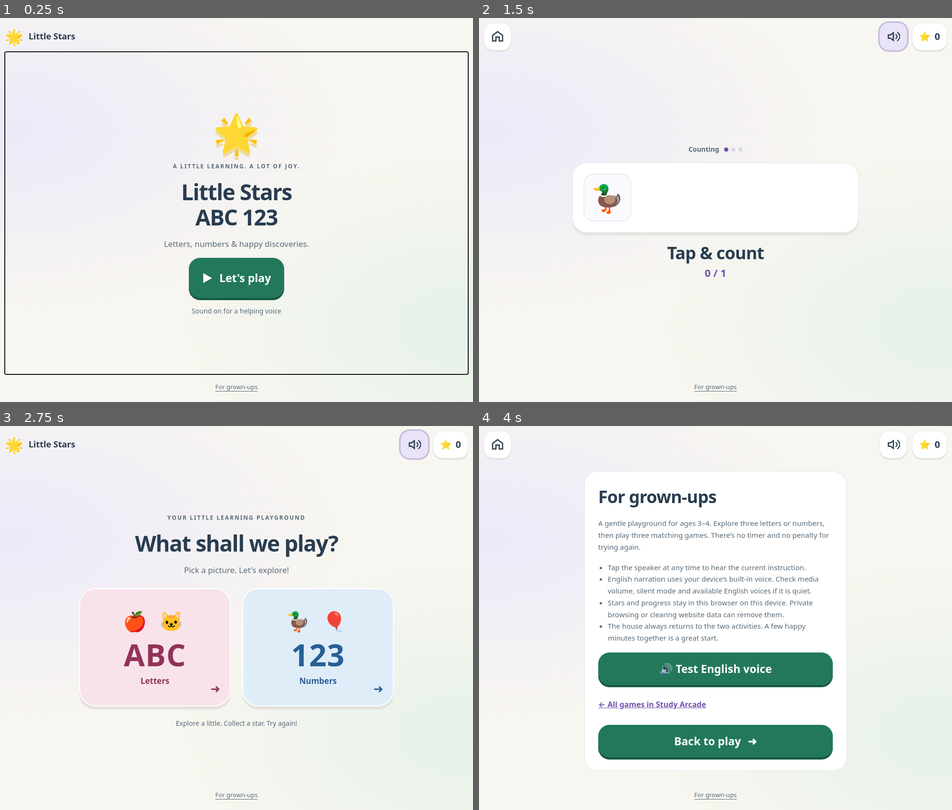
Above: before the commit, frames 1-4 (two rows, left to right).
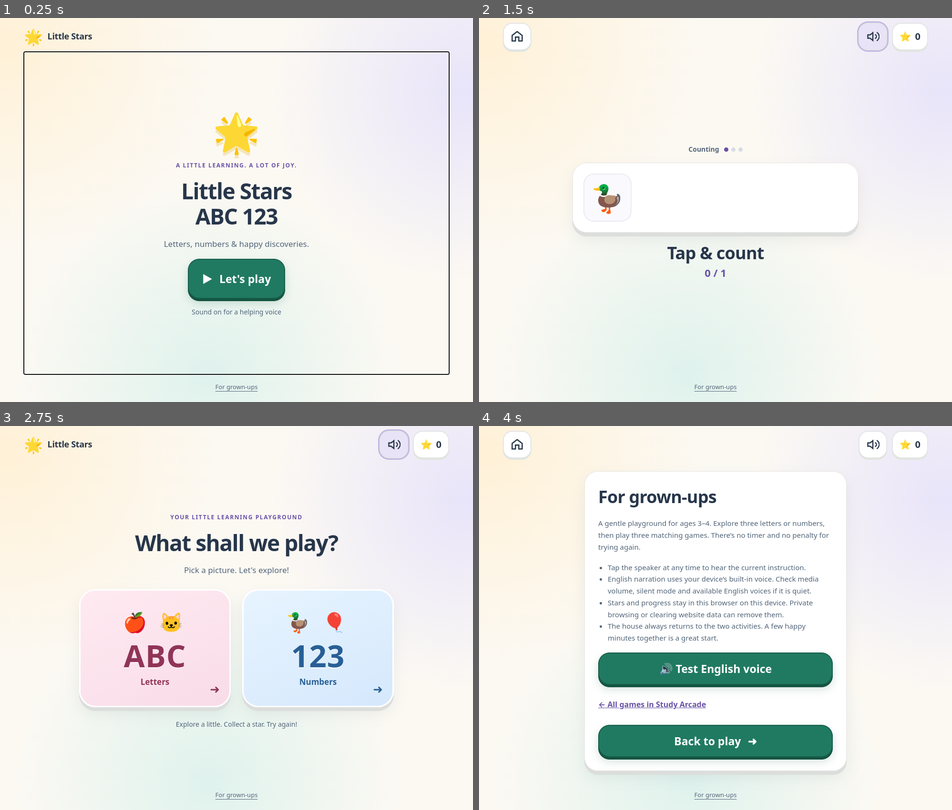
Above: after the commit, the same moments.

Repository: daani613-rgb/study-arcade
Game: browser game, page games/abc123.html
The game is run twice, just before and just after one commit, with the same random seed, the same clock (stepped at 60 frames per second) and the same inputs.
Inputs:
- Up to frame 1 (0.25 s): no input
- Up to frame 2 (1.5 s): click "▶ Let's play" at 0.27 s; click "🦆 🎈 123 Numbers ➜" at 1.27 s
- Up to frame 3 (2.75 s): click "⭐ 0" at 1.87 s; click "Let’s play ➜" at 2.47 s
- Up to frame 4 (4 s): click "🍎 🐱 ABC Letters ➜" at 3.07 s; click "Next ➜" at 3.27 s; click "For grown-ups" at 3.67 s

The runs differ from the first frame. In frame 1, 4.6% of the frame differs, in the area x 0-100%, y 0-93%; in frame 2, 2.7%; in frame 3, 4.9%, in the area x 0-99%, y 0-79%; in frame 4, 3.8%.

Commit message:
Polish Little Stars preschool visual system and interactive states

Diff:
--- a/games/abc123.html
+++ b/games/abc123.html
@@ -765,6 +765,56 @@
         .home-note {
           font-size: 12px;
         }
+      }
+      /* Cohesive preschool design system: warm surfaces, depth and clear hierarchy. */
+      :root {
+        --ink: #27364a;
+        --muted: #526579;
+        --paper: #fcf9f3;
+        --purple: #6951a7;
+        --green: #207a61;
+        --line: #e6e5e1;
+      }
+      body {
+        background:
+          radial-gradient(circle at 10% 8%, #fff1d7 0, transparent 34%),
+          radial-gradient(circle at 90% 20%, #e8e4fa 0, transparent 32%),
+          radial-gradient(circle at 45% 92%, #dff2ed 0, transparent 40%),
+          var(--paper);
+      }
+      .shell { max-width: 940px; }
+      .brand { letter-spacing: -.35px; }
+      .eyebrow { letter-spacing: 1.6px; color: #6951a7; }
+      h1, h2 { text-wrap: balance; }
+      .intro { line-height: 1.6; }
+      .mascot { filter: drop-shadow(0 7px 0 #f4e5ba); }
+      .tile, .card, .field, .parent-panel {
+        box-shadow: 0 8px 0 #dcdedc, 0 14px 30px #2c405014;
+      }
+      .tile {
+        border: 3px solid #ffffff;
+        transition: transform .16s ease, box-shadow .16s ease;
+      }
+      .tile.abc { background: linear-gradient(155deg,#ffeaf1,#f8dce8); }
+      .tile.num { background: linear-gradient(155deg,#e7f4ff,#d5e8fc); }
+      .tile:active { transform: translateY(4px); box-shadow: 0 4px 0 #dcdedc; }
+      .tile strong { text-shadow: 0 2px 0 #ffffffa0; }
+      .primary {
+        background: #207a61;
+        border: 2px solid #165f4b;
+        box-shadow: 0 5px 0 #145440, 0 9px 18px #1b5e4830;
+      }
+      .primary:active { transform: translateY(3px); box-shadow: 0 2px 0 #145440; }
+      .iconbtn, .jar { border: 2px solid #e2e5e6; }
+      .choice { border-width: 3px; box-shadow: 0 6px 0 #d8dce5, 0 10px 18px #30415c12; }
+      .choice:active { transform: translateY(3px); }
+      .choice.yes { box-shadow: 0 5px 0 #a6d1b5; }
+      .choice.hint { box-shadow: 0 5px 0 #e7d29a; }
+      .obj { border-width: 2px; }
+      .obj:active { transform: scale(.96); }
+      .feedback { max-width: 100%; }
+      @media (prefers-reduced-motion: reduce) {
+        .tile, .primary { transition: none; }
       }
       /* Small phones: preserve usable touch targets without horizontal clipping. */
       @media (max-width: 360px) {
